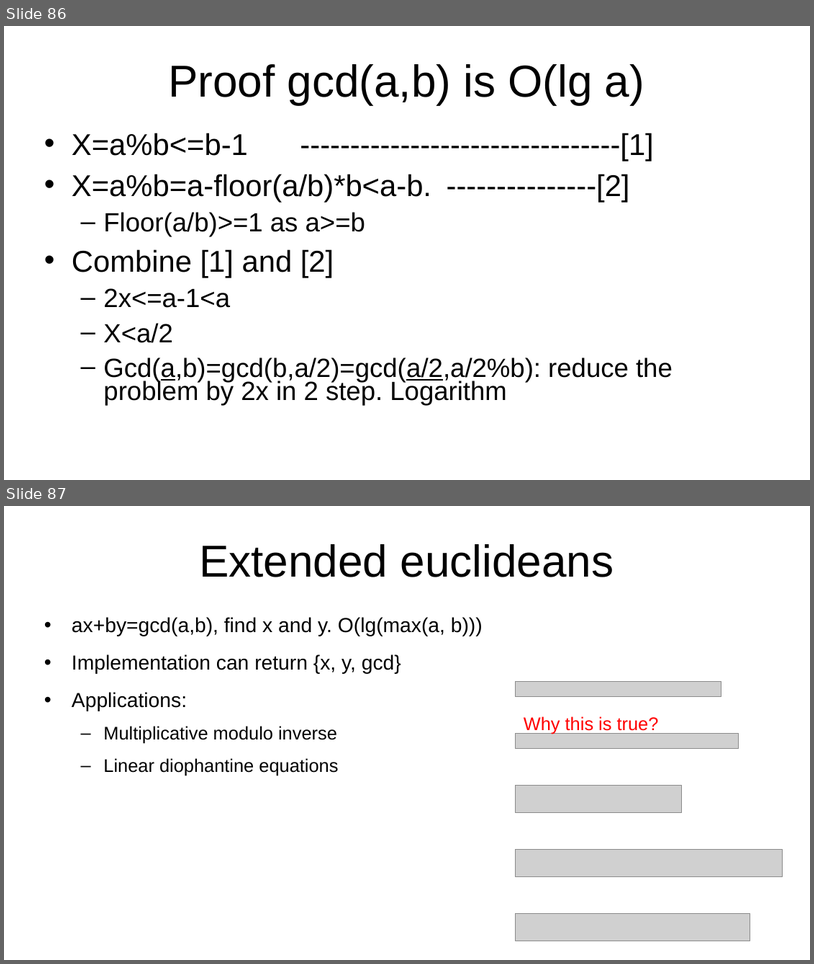
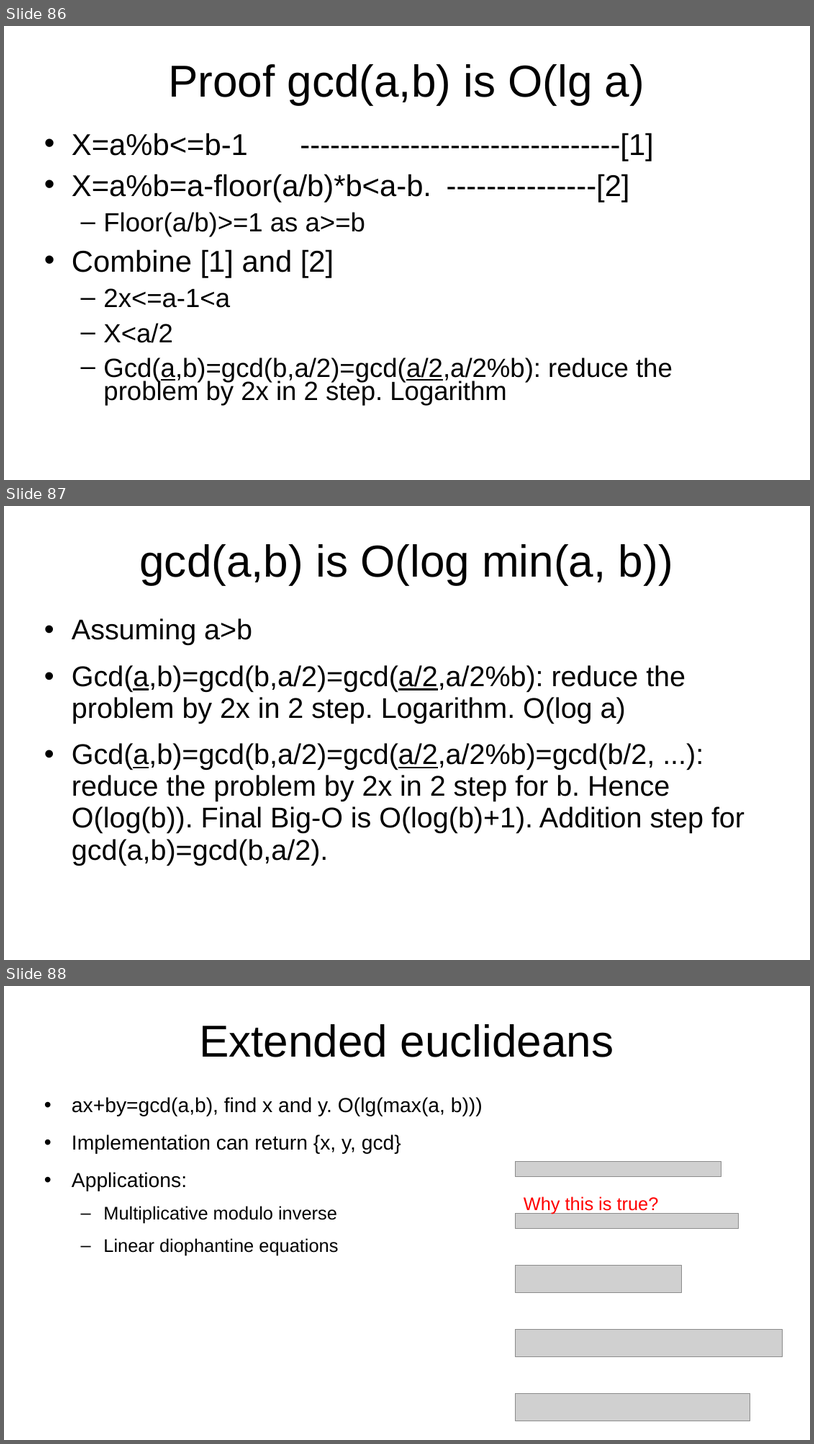
Before and after one commit to kindaichinisan/CompetitiveProgramming, a slide deck: MyCode/competitive_programming.ppt. Shown one above the other, each under a label of ours: slides 86 and 87 before the commit, slides 86, 87 and 88 after it. The pictures are 814x964 and 814x1444 pixels, drawn with LibreOffice and Linux fonts; fonts in the diff are those of the drawing; grey boxes stand for pictures. Boxes give left, top, right and bottom in pixels: in the first picture for what was removed or moved away, otherwise in the second. Text is boxed around its words. In the diff, an @@ line names an element or a change of style, - is before the commit and + after.

```diff
--- a/MyCode/competitive_programming.ppt
+++ b/MyCode/competitive_programming.ppt
@@ slide 87 added at (4,506,810,960), background #FFFFFF @@
@@ title added at (139,544,674,584), 44 pt, text #000000 @@
+gcd(a,b) is O(log min(a, b))
@@ text added at (72,618,745,865), 28 pt, text #000000 @@
+  • Assuming a>b
+  • Gcd(a,b)=gcd(b,a/2)=gcd(a/2,a/2%b): reduce the problem by 2x in 2 step. Logarithm. O(log a)
+  • Gcd(a,b)=gcd(b,a/2)=gcd(a/2,a/2%b)=gcd(b/2, ...): reduce the problem by 2x in 2 step for b. Hence O(log(b)). Final Big-O is O(log(b)+1). Addition step for gcd(a,b)=gcd(b,a/2).
@@ what was slide 87 is now slide 88 @@
```
Also in this commit, not shown: 6 other slides added, 4 other files.
